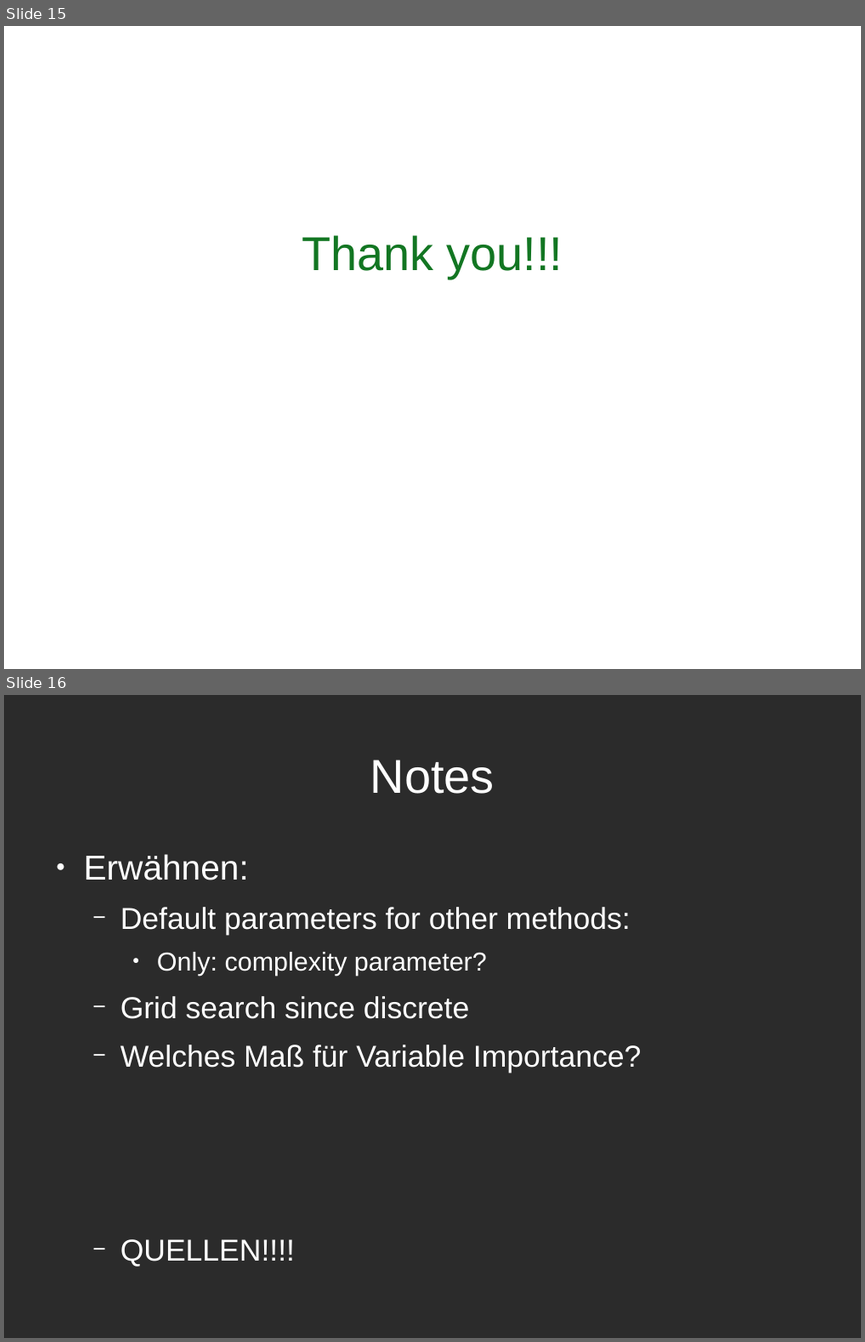
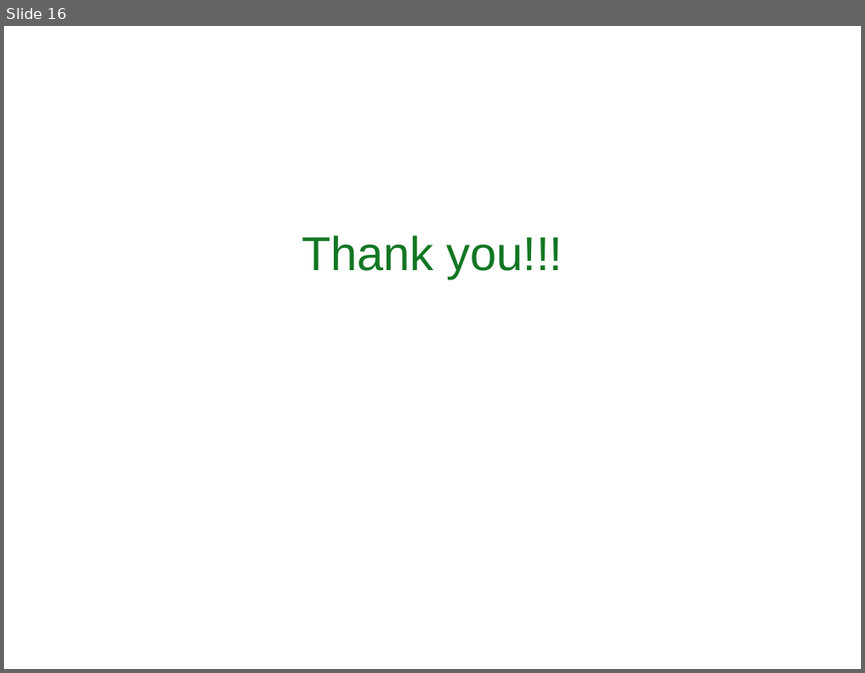
Before and after one commit to Felix-Langer/I2ML_mushrooms, a slide deck: Video/Video_presentation.odp. Shown one above the other, each under a label of ours: slides 15 and 16 before the commit, slide 16 after it. The pictures are 865x1342 and 865x673 pixels, drawn with LibreOffice and Linux fonts; fonts in the diff are those of the drawing; background and template pictures are left out; a plain dark background stands for a picture behind light text. Boxes give left, top, right and bottom in pixels: in the first picture for what was removed or moved away, otherwise in the second. Text is boxed around its words. In the diff, an @@ line names an element or a change of style, - is before the commit and + after.

```diff
--- a/Video/Video_presentation.odp
+++ b/Video/Video_presentation.odp
@@ slide 16 removed at <box>4,695,861,1338</box>, background picture (left out) @@
@@ title removed at <box>370,760,494,794</box> @@
-Notes
@@ text removed at <box>84,854,641,1072</box> @@
-● Erwähnen:
-  − Default parameters for other methods:
-    ● Only: complexity parameter?
-  − Grid search since discrete
-  − Welches Maß für Variable Importance?
-  − QUELLEN!!!!
@@ what was slide 15 is now slide 16 @@
```
Also in this commit, not shown: 4 slides changed, 3 slides added, 2 other slides removed, 2 other files.
